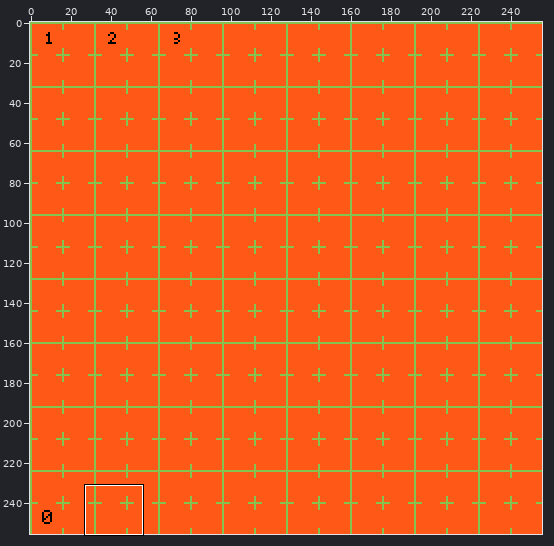
A sprite sheet gets an edit: spritesheet.png. Above: a wide view before the commit, with the close-up outlined.
Close-up. Before:
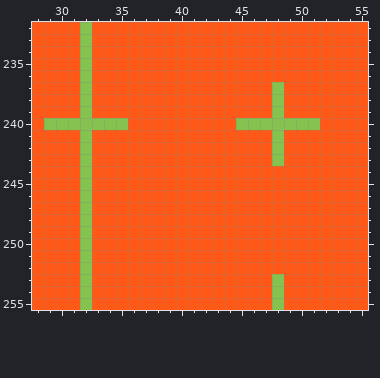
The file is 256x256 pixels. Colours within 5 levels of each other are drawn and written as one. Shown: x 28..55, y 232..255.
Once edited:
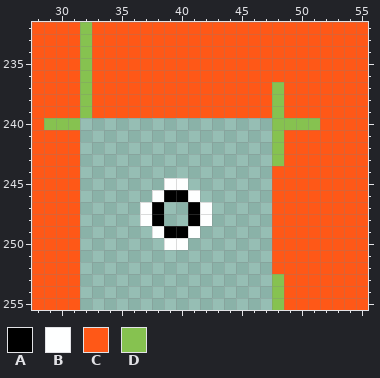
Palette (. is transparent): A #000000  B #feffff  C #ff5817  D #86c250
Change:
y 240: x 32..47 DDDDCCCCCCCCCDDD -> ................
y 241..244: x 32..47 DCCCCCCCCCCCCCCC -> ................
y 245: x 32..47 DCCCCCCCCCCCCCCC -> .......BB.......
y 246: x 32..47 DCCCCCCCCCCCCCCC -> ......BAAB......
y 247..248: x 32..47 DCCCCCCCCCCCCCCC -> .....BA..AB.....
y 249: x 32..47 DCCCCCCCCCCCCCCC -> ......BAAB......
y 250: x 32..47 DCCCCCCCCCCCCCCC -> .......BB.......
y 251..255: x 32..47 DCCCCCCCCCCCCCCC -> ................
Where, in picture pixels (left, top, right, bottom), the same in both close-ups:
changed: (80, 118, 272, 310)
